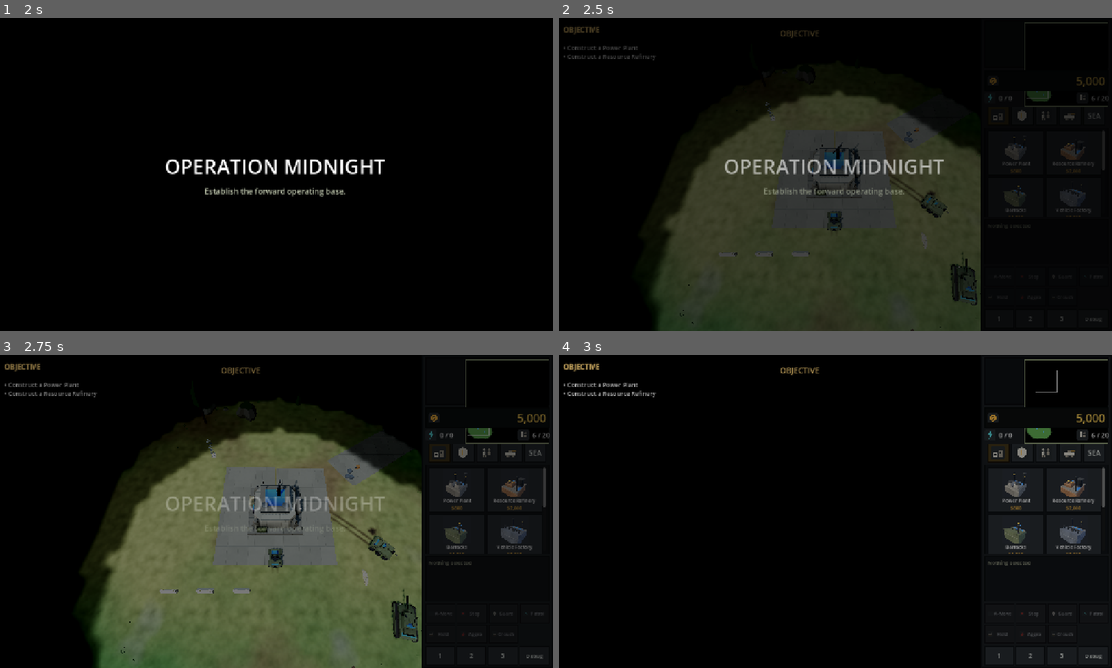
Above: before the commit, frames 1-4 (two rows, left to right).
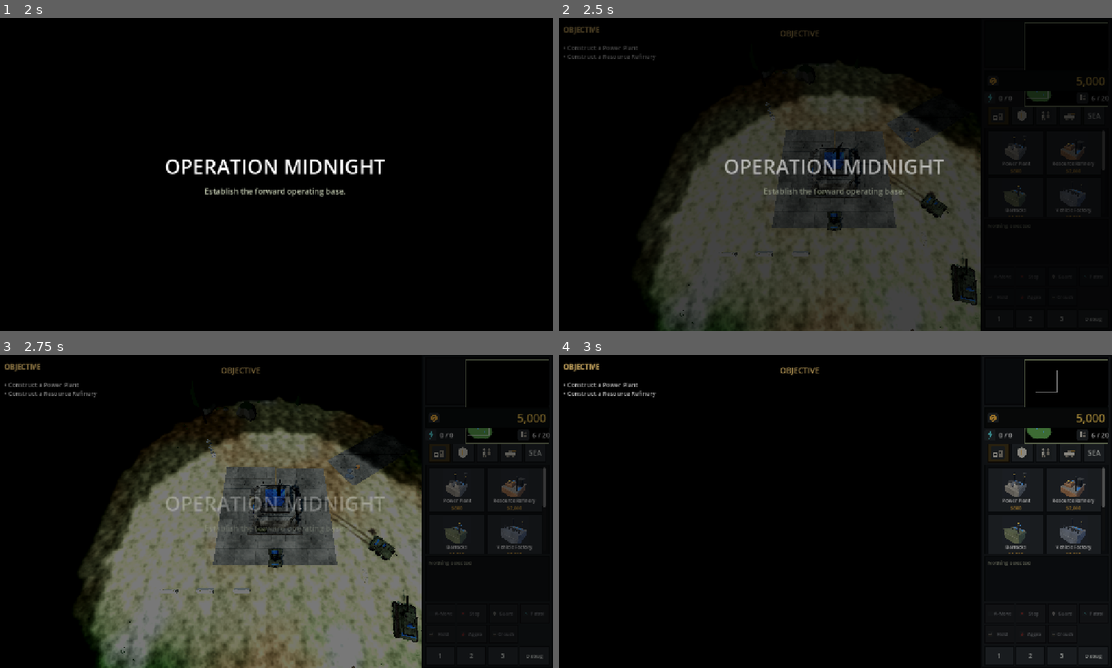
Above: after the commit, the same moments.

Repository: xionams/operation-midnight
Game: Godot game, scene res://tests/art_pass_test.tscn
The game is run twice, just before and just after one commit, with the same random seed, the same clock (stepped at 60 frames per second) and the same inputs. This scene is started directly instead of the project's main scene.
Inputs (mouse positions are in pixels of both pictures, inside the frame that each line leads up to):
- Up to frame 1 (2 s): click "1" at 0.5 s; click "2" at 1.25 s
- Up to frame 2 (2.5 s): click (1001, 115) at 2.02 s
- Up to frame 3 (2.75 s): no input
- Up to frame 4 (3 s): tap Enter at 2.75 s; drag from (1045, 380) to (890, 442) at 2.77 s

Frame 1 is identical in both runs. In frame 2, 6.4% of the frame differs, in the area x 16-77%, y 14-100%; in frame 3, 22%, in the area x 14-77%, y 14-100%; in frame 4, nothing differs.

Commit message:
The game looked like mud because the textures carried no information
Two phases went into draw calls, triangles, bone counts and FPS. Every
one of those numbers is blind to the image, so the game got steadily
cheaper to render while it looked like grey mud, and nothing in the loop
noticed. scenes/dev/image_probe.tscn is the missing meter: it renders
fixed reference shots and reports what is actually in the frame -
luminance percentiles, dynamic range, crushed blacks, highlight
coverage, saturation.

What it found, measured on a combat frame: the whole battlefield spanned
0.22 of the luminance range with 0.8% highlights. Turning the lighting
up did nothing - tripling the key and dropping ambient fourfold moved
the range from 0.220 to 0.226. With a LINEAR tonemap and no grading, the
raw scene measured 0.129, so the filmic curve and the colour grading had
been ADDING what little range existed rather than causing the problem.

The cause was upstream of all of it. The textures:

  ground_macro    range  28 of 255
  ground_detail   range  58
  ground_normal   range  10   - a flat sheet; the ground could not
                                catch directional light at all
  surface_detail  range  36

The ground palette alone capped the macro sheet: its five colours sat
between luminance 56 and 98, so no amount of noise could exceed 42. It
is widened, the regions are broad enough to actually cover ground, the
grain is no longer compressed to 55% around the midpoint, and the normal
map strength is CALIBRATED from the height field's own gradients rather
than being a fixed multiplier that assumed a steepness this noise never
had. All five now exceed their targets and still tile seamlessly.

Measured result on the same frame: range 0.22 -> 0.50, highlights 0.8%
-> 1.7%, and the open-ground shot reaches 0.80 with 9.6% highlights.
The lighting rig is untouched, because the measurement said it was not
at fault.

Wrecks get a luminance floor. wrecks.py authors them at soot 0.105,
which is fair for charred steel and renders at 0.02 - against lit ground
that is not a dark object, it is a hole cut in the picture. Lifted to
0.15 with hue preserved, they read as burnt hulls with visible form and
stay clearly darker than a live vehicle. Applying the detail sheet was
tried first and made it worse: the sheet multiplies, so on a 0.105
albedo it only drove them blacker.

Co-Authored-By: Claude Opus 5 <noreply@anthropic.com>
Claude-Session: https://claude.ai/code/session_01DZuC8PnfRtC4UfouPMZvxD

Diff:
--- /dev/null
+++ b/scenes/dev/image_probe.gd
@@ -0,0 +1,149 @@
+extends Node
+
+## Does the game LOOK right? Measured, not judged by eye.
+##
+## Two phases were spent driving draw calls, triangles and bone counts
+## down. Every one of those numbers is blind to the image, so the game
+## got cheaper while it rendered flat grey mud and nothing in the loop
+## noticed. This is the missing meter.
+##
+## It renders fixed reference shots and reports what is actually in the
+## frame. The battlefield area only - the HUD is a fixed dark slab and
+## would drag every statistic toward black.
+##
+##     godot --path . scenes/dev/image_probe.tscn
+
+const HUD_LEFT: int = 975
+
+var _main: Node3D
+var _cam: Camera3D
+
+func _ready() -> void:
+	_main = get_parent()
+	await get_tree().process_frame
+	var hud = _main.get_node_or_null("HUD")
+	if hud and hud.has_method("_begin_match"): hud._begin_match()
+	await get_tree().process_frame
+	## Measure the rendered WORLD. The HUD is a fixed dark slab and would
+	## drag every statistic toward black whatever the battlefield does.
+	if hud: hud.visible = false
+	var d = _main.get_node_or_null("AIDirector")
+	if d: d.enabled = false
+	FogOfWar.enabled = false
+	FogOfWar.reveal_area(Vector3.ZERO, FogOfWar.get_map_size())
+	GameState.add_credits(90000)
+	for i in 20: await get_tree().physics_frame
+
+	var base: Vector3 = _main.map.player_base
+	_cam = Camera3D.new()
+	_main.add_child(_cam)
+	_cam.fov = 50.0
+	_cam.make_current()
+	## The first frame after make_current() is still the old camera's, and
+	## capturing it reports a black shot that looks like a broken scene.
+	for i in 10:
+		await get_tree().process_frame
+
+	await _shot("base", base, 30.0)
+
+	## Armour and infantry on open ground, plus wrecks, which are the
+	## darkest thing the game draws and the easiest to crush to black.
+	var field: Vector3 = base + Vector3(26, 0, -20)
+	for i in 5:
+		_unit("res://scenes/units/main_battle_tank.tscn",
+			"res://config/units/main_battle_tank.tres", true,
+			field + Vector3(-6 + i * 3.0, 0, 3))
+		_unit("res://scenes/units/rifle_soldier.tscn",
+			"res://config/units/rifle_soldier.tres", true,
+			field + Vector3(-5 + i * 2.4, 0, 7))
+	## The ACTUAL vehicle wrecks, not the generic ruin: these are the
+	## darkest thing the game draws and the easiest to crush to black.
+	for i in 3:
+		Wreckage.spawn(_main, field + Vector3(-6 + i * 4.0, 0, -5), 0.0,
+			load("res://assets/models/props/vehicle_wreck_heavy.glb"), 1.0)
+		Wreckage.spawn(_main, field + Vector3(-4 + i * 4.0, 0, -9), 0.0,
+			load("res://assets/models/props/vehicle_wreck_light.glb"), 1.0)
+	await _wait(1.5)
+	await _shot("field", field, 26.0)
+
+	_wreck_stats()
+	print("PROBE| DONE")
+	get_tree().quit()
+
+# ------------------------------------------------------------ measuring
+
+func _shot(name: String, at: Vector3, height: float) -> void:
+	_cam.global_position = Vector3(at.x, Terrain.height_at(at.x, at.z) + height,
+		at.z + height * 0.9)
+	_cam.look_at(Vector3(at.x, Terrain.height_at(at.x, at.z), at.z), Vector3.UP)
+	await _wait(0.6)
+	await RenderingServer.frame_post_draw
+	var img: Image = get_viewport().get_texture().get_image()
+	img.save_png("res://screenshots/probe_%s.png" % name)
+	_report(name, img)
+
+func _report(name: String, img: Image) -> void:
+	var lum: Array = []
+	var sat_total: float = 0.0
+	var n: int = 0
+	var w: int = mini(HUD_LEFT, img.get_width())
+	for y in range(0, img.get_height(), 2):
+		for x in range(0, w, 2):
+			var c: Color = img.get_pixel(x, y)
+			lum.append(c.get_luminance())
+			var hi: float = maxf(c.r, maxf(c.g, c.b))
+			var lo: float = minf(c.r, minf(c.g, c.b))
+			sat_total += 0.0 if hi <= 0.0 else (hi - lo) / hi
+			n += 1
+	lum.sort()
+	var black: int = 0
+	var bright: int = 0
+	for v in lum:
+		if v < 0.02:
+			black += 1
+		if v > 0.75:
+			bright += 1
+	print("PROBE| %-6s p5=%.3f p50=%.3f p95=%.3f range=%.3f  crushed=%.1f%%  highlights=%.1f%%  sat=%.3f" % [
+		name, _at(lum, 0.05), _at(lum, 0.50), _at(lum, 0.95),
+		_at(lum, 0.95) - _at(lum, 0.05),
+		100.0 * black / n, 100.0 * bright / n, sat_total / n])
+
+func _at(sorted: Array, q: float) -> float:
+	return sorted[clampi(int(sorted.size() * q), 0, sorted.size() - 1)]
+
+# ------------------------------------------------------------- staging
+
+func _unit(scene: String, stats: String, player: bool, at: Vector3) -> void:
+	_main._spawn_unit(load(scene), load(stats), player, at)
+
+func _wait(s: float) -> void:
+	var t: float = 0.0
+	while t < s:
+		t += get_process_delta_time()
+		await get_tree().process_frame
+
+
+## What luminance the wrecks actually land on. Authored as SOOT 0.105
+## sRGB, so anything near zero means the colour is being crushed on its
+## way to the screen rather than painted dark on purpose.
+func _wreck_stats() -> void:
+	var cam := get_viewport().get_camera_3d()
+	await RenderingServer.frame_post_draw
+	var img: Image = get_viewport().get_texture().get_image()
+	var lum: Array = []
+	for w in get_tree().get_nodes_in_group("wreckage"):
+		var at: Vector2 = cam.unproject_position((w as Node3D).global_position)
+		for dx in range(-14, 15, 4):
+			for dy in range(-10, 11, 4):
+				var x: int = int(at.x) + dx
+				var y: int = int(at.y) + dy
+				if x < 0 or y < 0 or x >= 975 or y >= img.get_height():
+					continue
+				lum.append(img.get_pixel(x, y).get_luminance())
+	if lum.is_empty():
+		print("PROBE| wrecks  not on screen")
+		return
+	lum.sort()
+	print("PROBE| wrecks  n=%d  p10=%.3f median=%.3f p90=%.3f  (SOOT albedo is 0.105)" % [
+		lum.size(), lum[lum.size() / 10], lum[lum.size() / 2],
+		lum[lum.size() * 9 / 10]])
--- /dev/null
+++ b/scenes/dev/image_probe.tscn
@@ -0,0 +1,6 @@
+[gd_scene load_steps=3 format=3]
+[ext_resource type="PackedScene" path="res://main.tscn" id="1"]
+[ext_resource type="Script" path="res://scenes/dev/image_probe.gd" id="2"]
+[node name="Main" instance=ExtResource("1")]
+[node name="Probe" type="Node" parent="."]
+script = ExtResource("2")
--- a/scripts/vfx/wreckage.gd
+++ b/scripts/vfx/wreckage.gd
@@ -23,6 +23,12 @@
 const FOG_SHADER: Shader = preload("res://shaders/fog_terrain.gdshader")
 ## What a burnt hull is, if a model ever arrives without vertex colours.
 const SOOT: Color = Color(0.105, 0.098, 0.094)
+## The floor a wreck is allowed to sit at. wrecks.py authors the palette
+## at soot 0.105, which is physically fair for charred steel and renders
+## at 0.02 luminance - against lit ground that is not a dark OBJECT, it
+## is a hole cut in the picture. Lifted to where it still reads as burnt
+## but has a surface. Hue is preserved, so rust stays rust.
+const MIN_LUMINANCE: float = 0.15
 
 ## Rubble persists for the match rather than fading, but not without
 ## limit: a long match on a small map would otherwise accumulate wrecks
@@ -111,9 +117,10 @@
 			## white in a spatial shader for these imported meshes even
 			## though the surface carries the array, so a shader-side
 			## vertex-colour path looks right and renders white.
-			material.set_shader_parameter("base_color",
+			material.set_shader_parameter("base_color", _readable(
 				_surface_colour(mesh, surface,
-					source.albedo_color if source != null else SOOT))
+					source.albedo_color if source != null else SOOT)))
+
 			mesh_instance.set_surface_override_material(surface, material)
 
 
@@ -139,3 +146,13 @@
 		n += 1
 		i += step
 	return Color(total.r / n, total.g / n, total.b / n)
+
+
+## Lift a colour to MIN_LUMINANCE without changing its hue.
+static func _readable(c: Color) -> Color:
+	var lum: float = c.get_luminance()
+	if lum >= MIN_LUMINANCE or lum <= 0.0001:
+		return c
+	var gain: float = MIN_LUMINANCE / lum
+	return Color(minf(c.r * gain, 1.0), minf(c.g * gain, 1.0),
+		minf(c.b * gain, 1.0))
Binary file changed: assets/textures/ground_detail.png
Binary file changed: assets/textures/ground_macro.png
Binary file changed: assets/textures/ground_normal.png
Binary file changed: assets/textures/scorch.png
Binary file changed: assets/textures/surface_detail.png
Binary file changed: assets/textures/surface_normal.png
Binary file changed: assets/textures/track.png
Not shown, added: scenes/dev/gameplay_capture.gd.uid
Not shown, added: scenes/dev/image_probe.gd.uid
Binary file added: screenshots/probe_base.png
Not shown, added: screenshots/probe_base.png.import
Binary file added: screenshots/probe_field.png
(and 2 more such lines)
